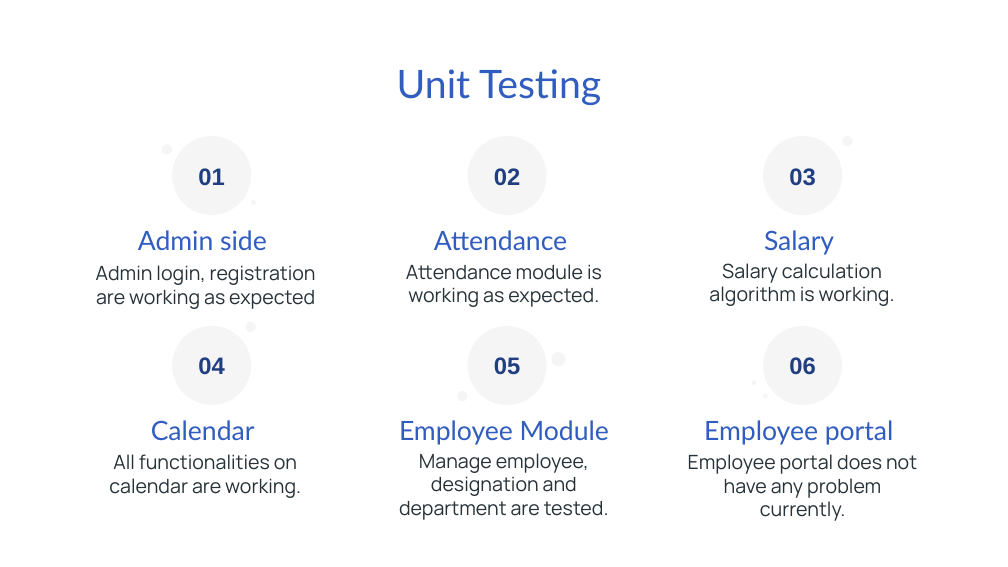
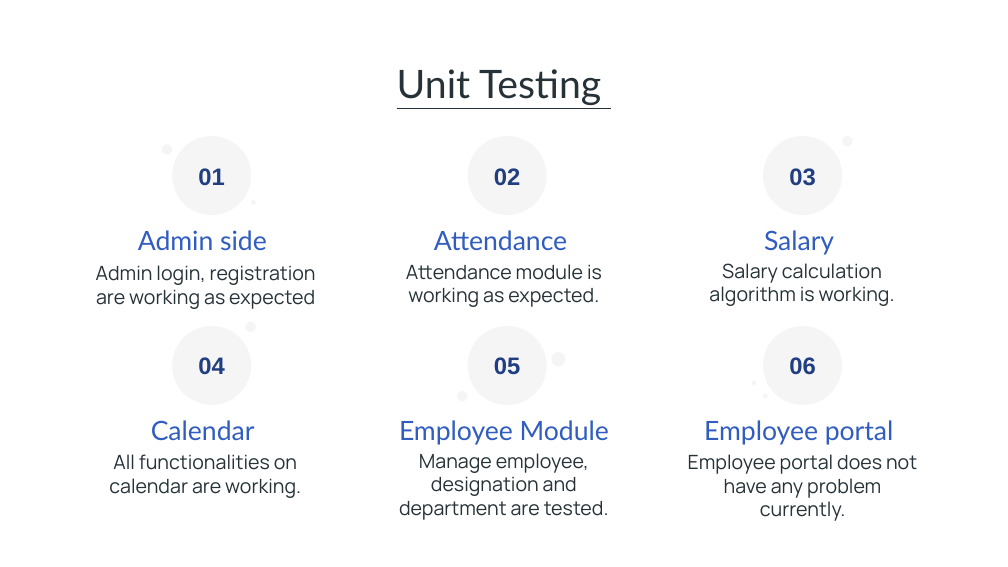
Before and after one commit to parin-2002/EMS, a slide deck: slide 21 of documentation/projectPPT.pptx. Drawn at 1008x567 pixels with LibreOffice and Linux fonts; fonts in the diff are those of the drawing. Boxes give left, top, right and bottom in pixels: in the first picture for what was removed or moved away, otherwise in the second. Text is boxed around its words. In the diff, an @@ line names an element or a change of style, - is before the commit and + after.

```diff
--- a/documentation/projectPPT.pptx
+++ b/documentation/projectPPT.pptx
@@ title "Unit Testing" at [397,69,601,105]: text colour #305DBF to #263238, underline on @@
```
Also in this commit, not shown: 12 other slides changed, 2 other files.
